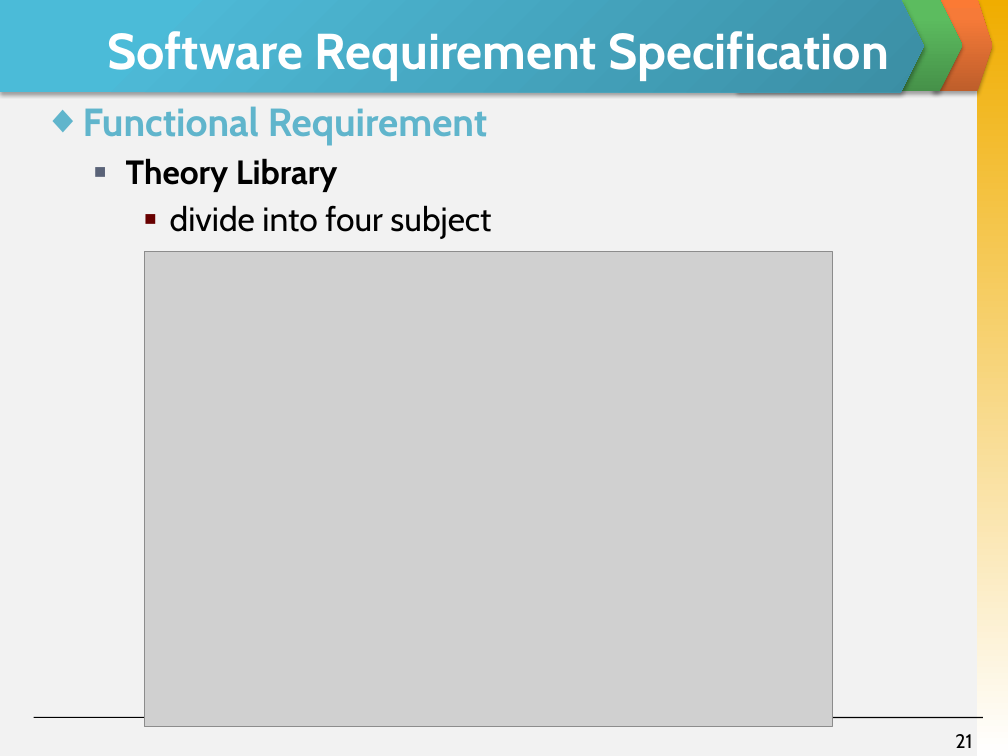
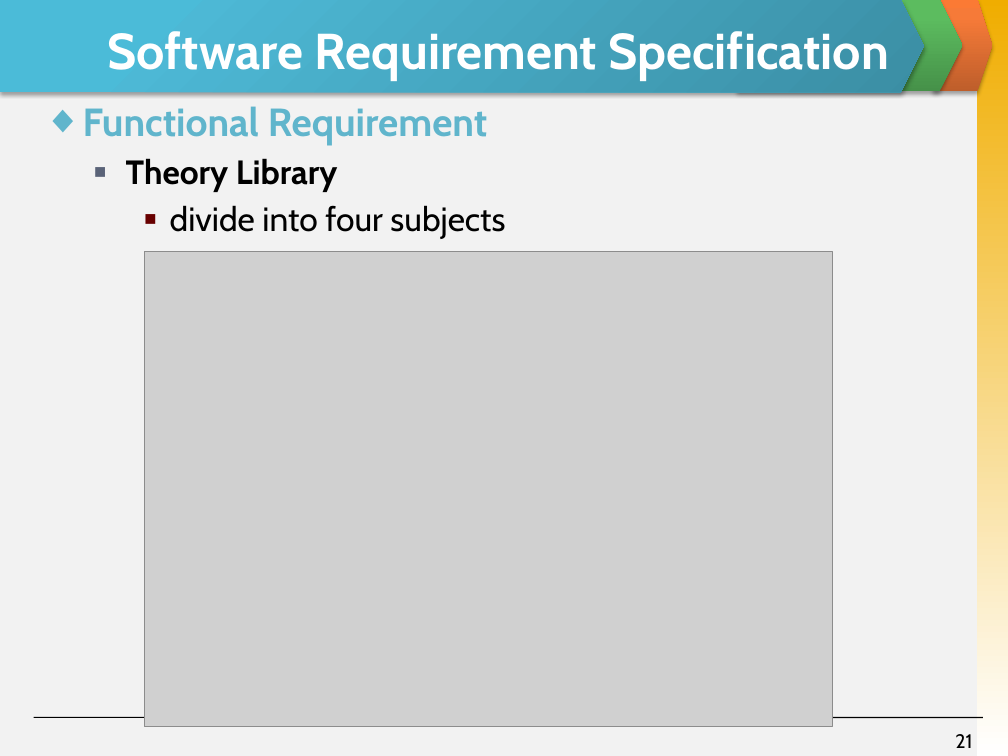
Before and after one commit to skyview059/e-learning-website, a slide deck: slide 21 of Document/Final report/Slide Present E-Learning.pptx. Drawn at 1008x756 pixels with LibreOffice and Linux fonts; fonts in the diff are those of the drawing; grey boxes stand for pictures. Boxes give left, top, right and bottom in pixels: in the first picture for what was removed or moved away, otherwise in the second. Text is boxed around its words. In the diff, an @@ line names an element or a change of style, - is before the commit and + after.

```diff
--- a/Document/Final report/Slide Present E-Learning.pptx
+++ b/Document/Final report/Slide Present E-Learning.pptx
@@ text at (x1=170, y1=205, x2=505, y2=239): text changed @@
-    ■ divide into four subject
+    ■ divide into four subjects
```
Also in this commit, not shown: 9 other slides changed, 1 slide removed, 2 other files.
